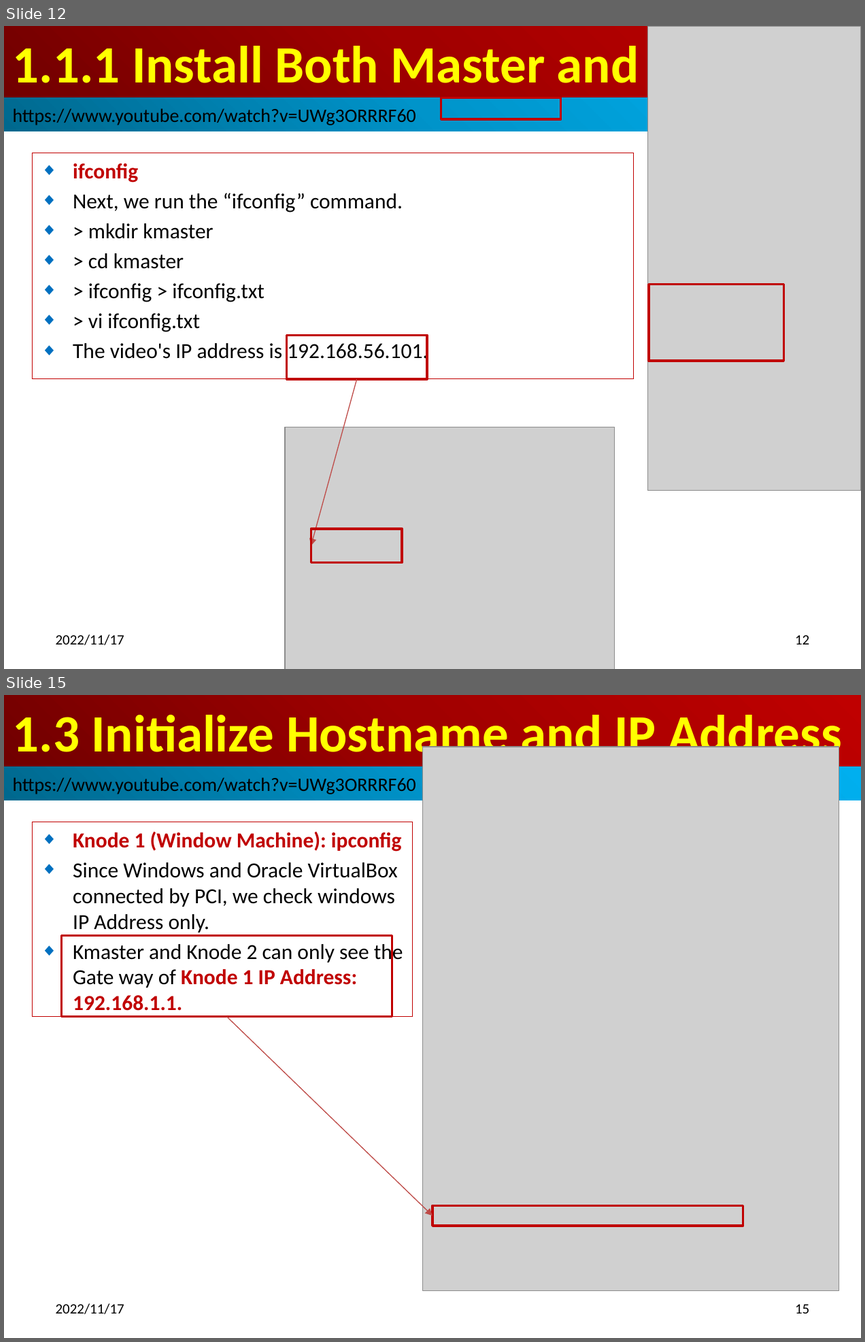
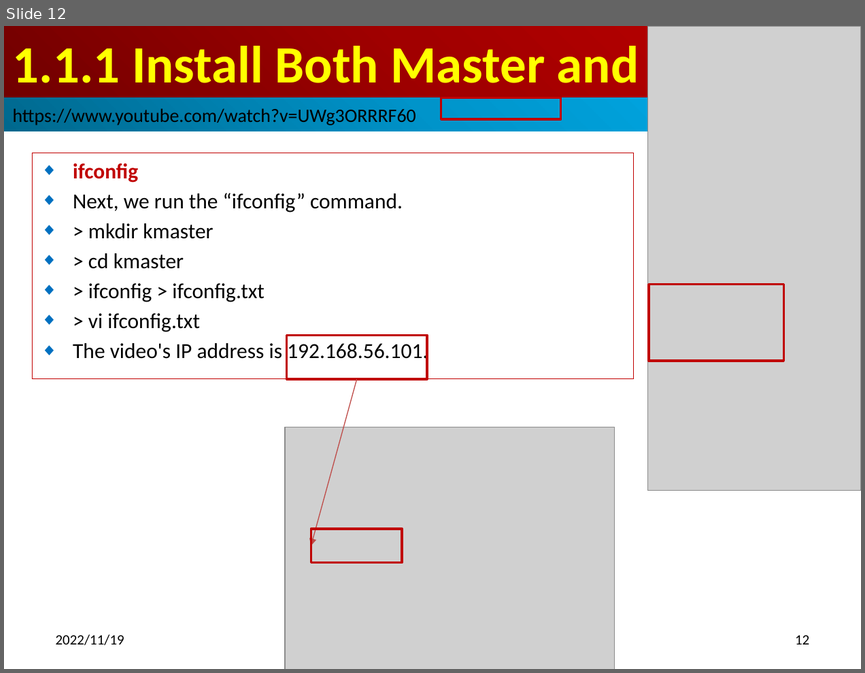
Before and after one commit to peterhchen/900_Kubernetes, a slide deck: 001_01_Install_MS_P01_Master.pptx. Shown one above the other, each under a label of ours: slides 12 and 15 before the commit, slide 12 after it; the slides between them are not shown. The pictures are 865x1342 and 865x673 pixels, drawn with LibreOffice and Linux fonts; fonts in the diff are those of the drawing; grey boxes stand for pictures. Boxes give left, top, right and bottom in pixels: in the first picture for what was removed or moved away, otherwise in the second. Text is boxed around its words. In the diff, an @@ line names an element or a change of style, - is before the commit and + after.

```diff
--- a/001_01_Install_MS_P01_Master.pptx
+++ b/001_01_Install_MS_P01_Master.pptx
@@ slide 15 removed at [4, 695, 861, 1338], background #FFFFFF @@
@@ title removed at [4, 695, 861, 767] @@
-1.3 Initialize Hostname and IP Address
@@ picture removed at [423, 747, 838, 1291] @@
@@ rectangle removed at [4, 767, 861, 800] @@
-https://www.youtube.com/watch?v=UWg3ORRRF60
@@ subtitle removed at [33, 821, 413, 1016] @@
-◆ Knode 1 (Window Machine): ipconfig
-◆ Since Windows and Oracle VirtualBox connected by PCI, we check windows IP Address only.
-◆ Kmaster and Knode 2 can only see the Gate way of Knode 1 IP Address: 192.168.1.1.
@@ rectangle removed at [61, 936, 392, 1016] @@
@@ arrow removed from (227, 1016) to (432, 1215) @@
@@ rectangle removed at [432, 1205, 742, 1225] @@
@@ text removed at [56, 1303, 124, 1314] @@
-2022/11/17
@@ page number removed at [795, 1304, 809, 1313] @@
-15
@@ slide 12 changed as well @@
@@ text at [56, 634, 124, 645]: text changed @@
-2022/11/17
+2022/11/19
```
Also in this commit, not shown: 27 other slides changed, 4 other slides removed.
